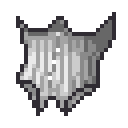
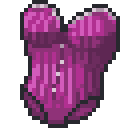
Two versions of the same layered image (128 x 128). Layer-by-layer changes:
added group "Bodysuit_Pink" with 3 layers above "Pink" over <box>20,0,120,128</box>
added layer "图层 2" (1st of 2, in "Bodysuit_Pink") in group "Bodysuit_Pink" over <box>20,0,120,128</box>
added layer "corset" (1st of 6, in "Bodysuit_Pink") in group "Bodysuit_Pink" over <box>20,0,120,128</box>
hid group "ToplessBodysuit_TINT" (1 layers) over <box>16,12,116,116</box>
showed group "Bodysuit_Red" (2 layers) over <box>20,0,120,128</box>
